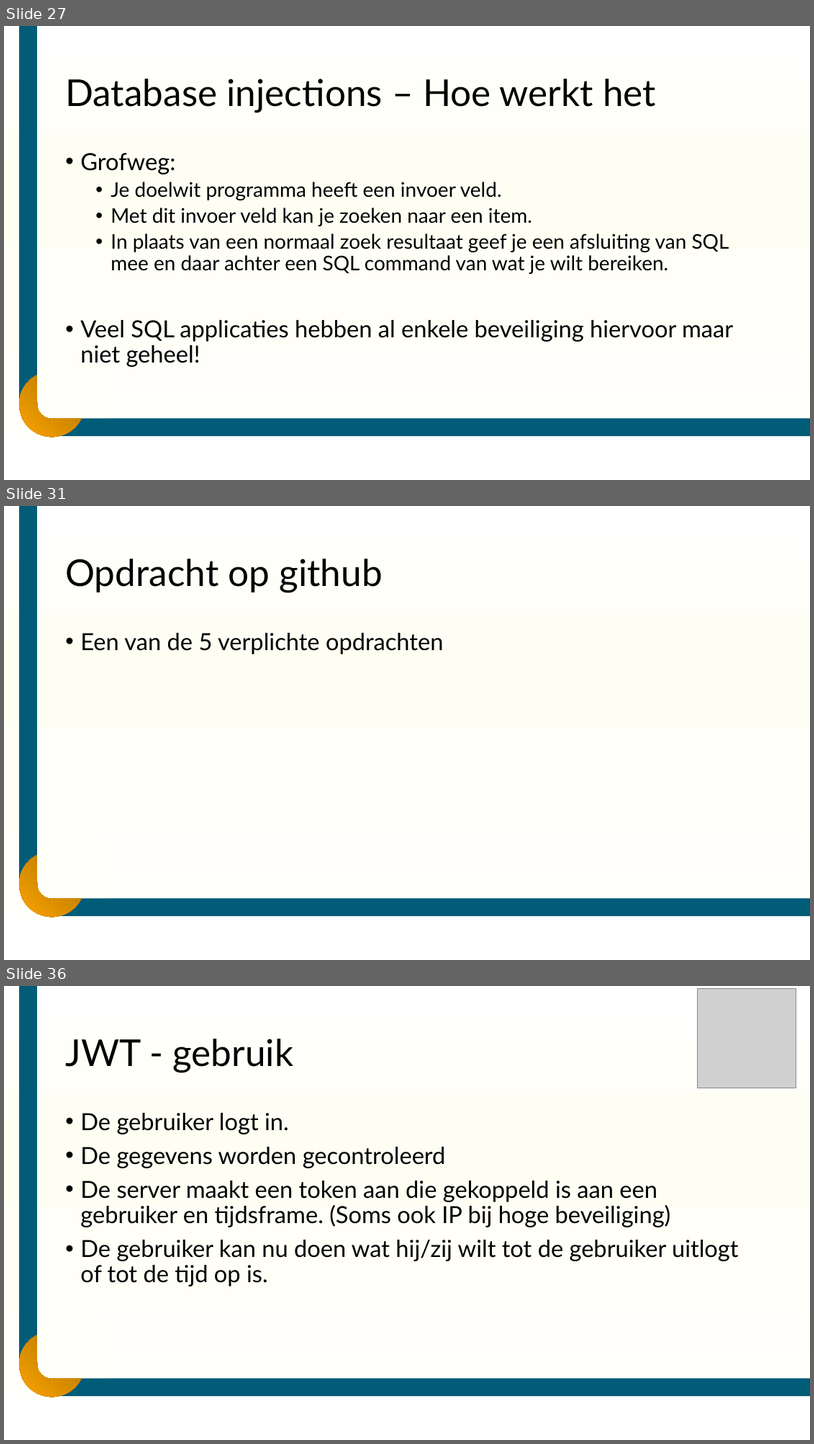
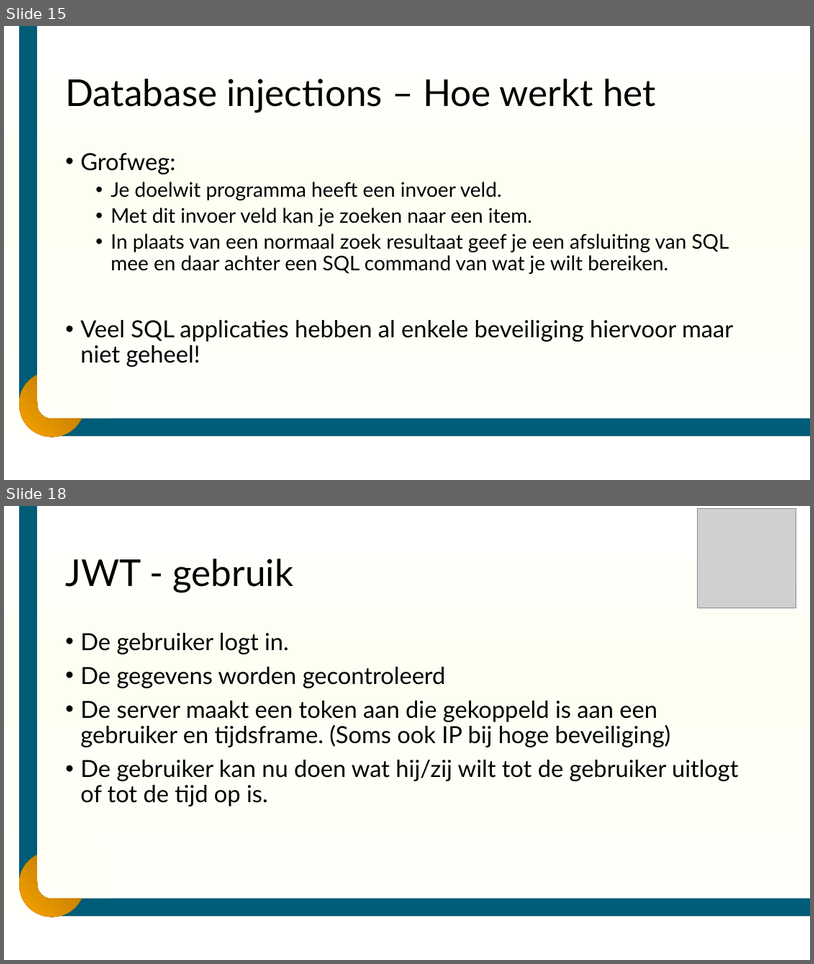
Before and after one commit to DummyMeneer/Cyber-Security, a slide deck: Lesmateriaal/Slides/CySec – les 4 - Database en JWT.pptx. Shown one above the other, each under a label of ours: slides 27, 31 and 36 before the commit, slides 15 and 18 after it; the slides between them are not shown. The pictures are 814x1444 and 814x964 pixels, drawn with LibreOffice and Linux fonts; fonts in the diff are those of the drawing; grey boxes stand for pictures; background and template pictures are left out. Boxes give left, top, right and bottom in pixels: in the first picture for what was removed or moved away, otherwise in the second. Text is boxed around its words. In the diff, an @@ line names an element or a change of style, - is before the commit and + after.

```diff
--- a/Lesmateriaal/Slides/CySec – les 4 - Database en JWT.pptx
+++ b/Lesmateriaal/Slides/CySec – les 4 - Database en JWT.pptx
@@ slide 31 removed at (4,506,810,960), background gradient #FFFFFF to #FFFEF3 to #FFFEF7; not listed: 5 template elements that a slide beside it also shows @@
@@ title removed at (65,559,383,592) @@
-Opdracht op github
@@ text removed at (80,633,443,654) @@
-• Een van de 5 verplichte opdrachten
@@ what was slide 27 is now slide 15 @@
@@ what was slide 36 is now slide 18 @@
```
Also in this commit, not shown: 1 slide changed, 17 other slides removed, 12 other files.
